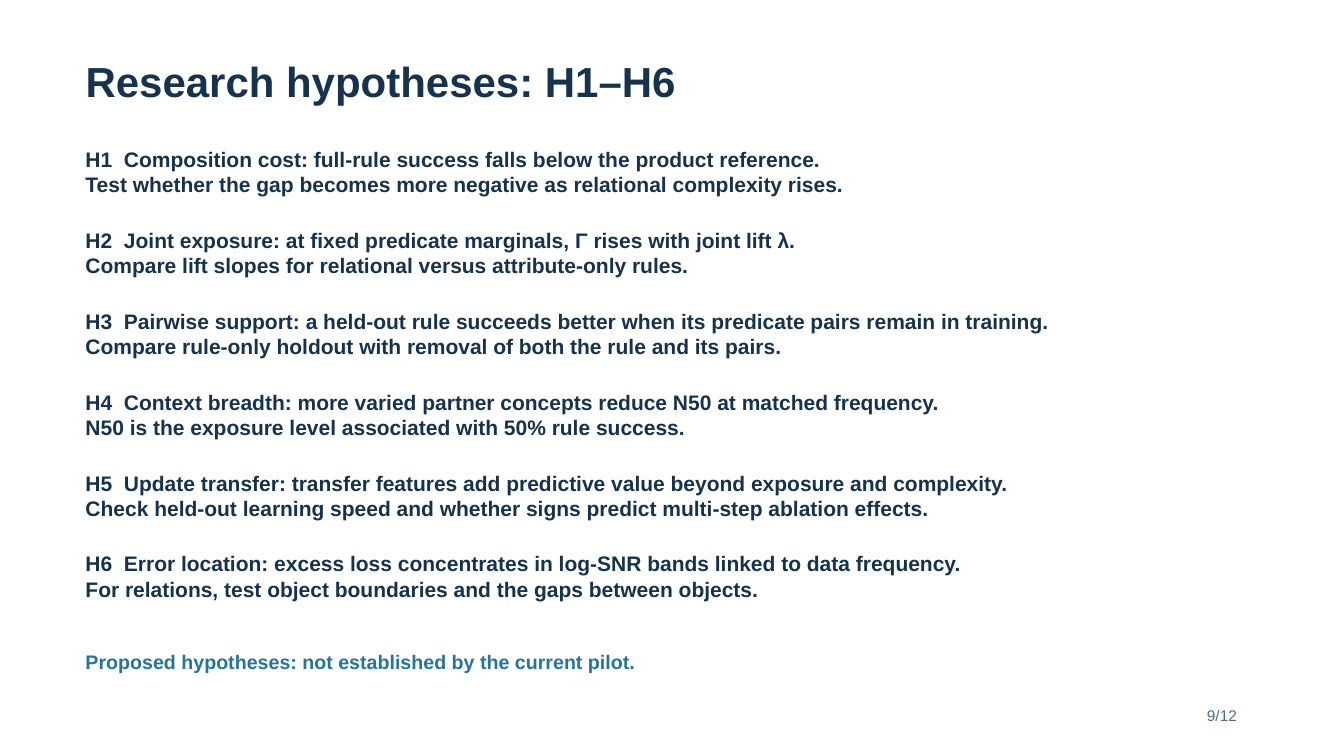
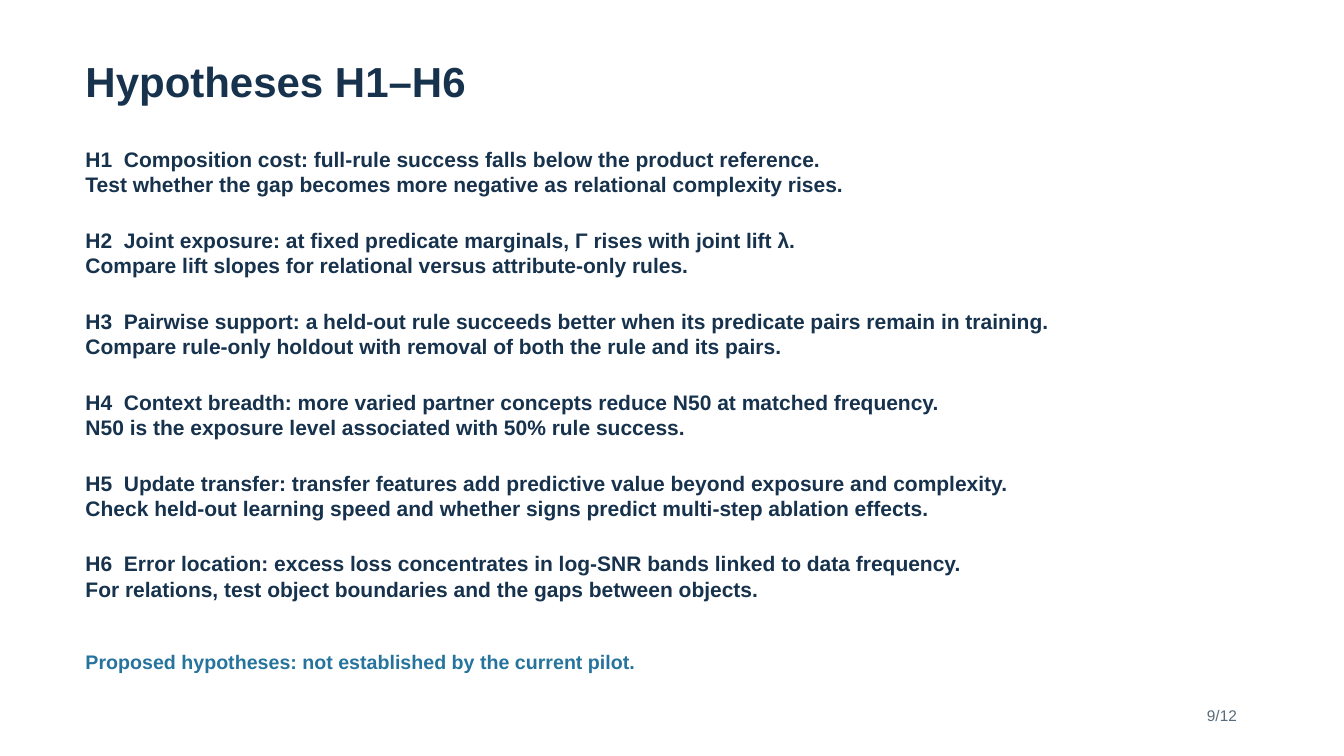
Before and after one commit to Space-Dev0/muadib, a slide deck: slide 9 of presentation/powerpoint/which-exposure-matters-submission-detailed-hypotheses.pptx. Drawn at 1344x756 pixels with LibreOffice and Linux fonts; fonts in the diff are those of the drawing. Boxes give left, top, right and bottom in pixels: in the first picture for what was removed or moved away, otherwise in the second. Text is boxed around its words. In the diff, an @@ line names an element or a change of style, - is before the commit and + after.

Commit message:
fix: keep hypothesis slide title visible
Reset and shorten the hypothesis title to preserve its layout during Google Slides conversion.

```diff
--- a/presentation/powerpoint/which-exposure-matters-submission-detailed-hypotheses.pptx
+++ b/presentation/powerpoint/which-exposure-matters-submission-detailed-hypotheses.pptx
@@ text at <box>85,66,466,105</box>: text changed @@
-Research hypotheses: H1–H6
+Hypotheses H1–H6
```
